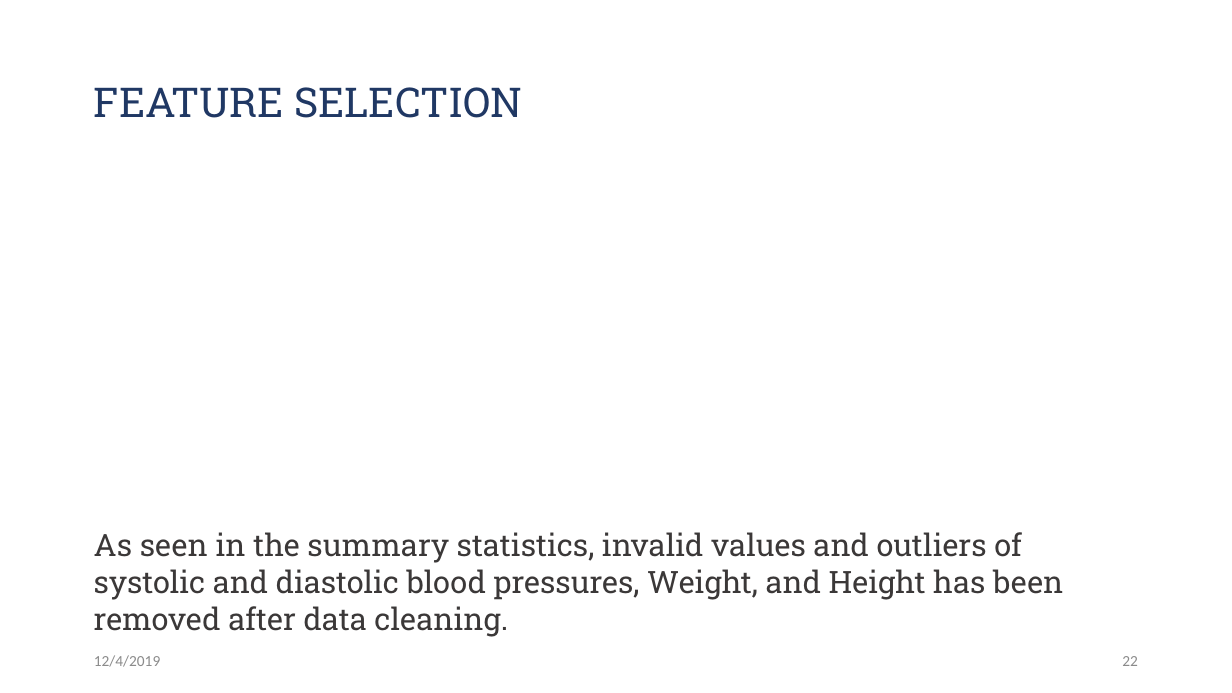
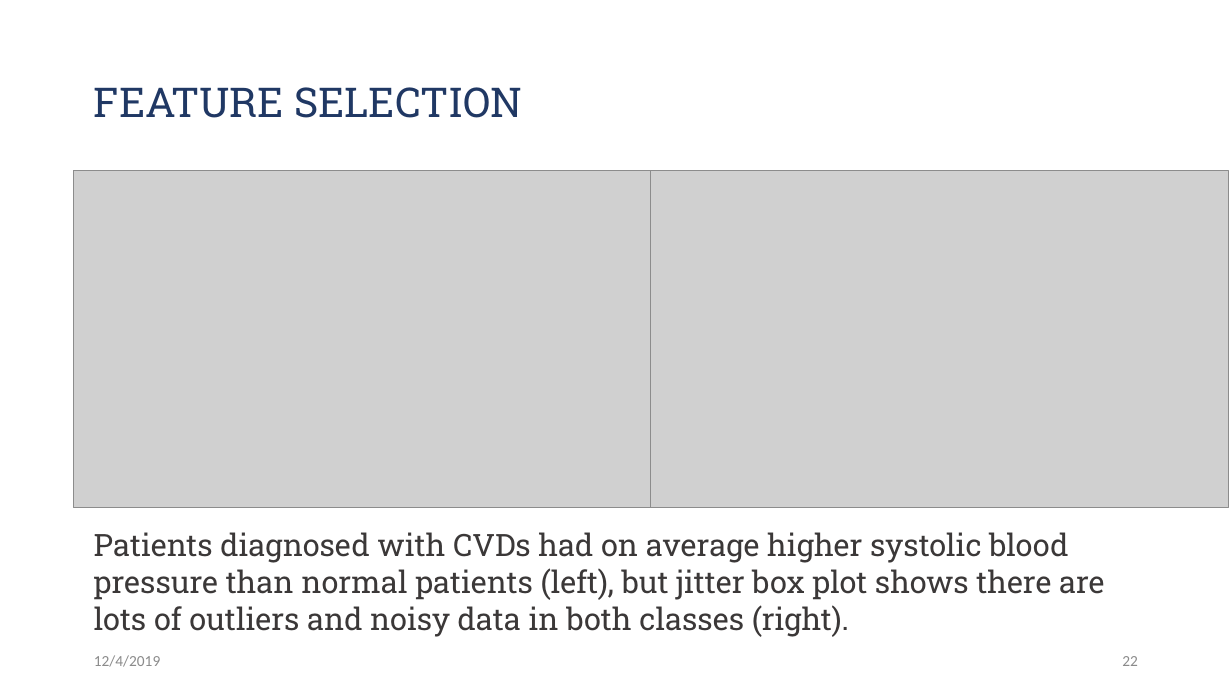
Before and after one commit to Jwen-pg/cds501-predicting-heart-disease, a slide deck: slide 22 of presentation.pptx. Drawn at 1232x693 pixels with LibreOffice and Linux fonts; fonts in the diff are those of the drawing; grey boxes stand for pictures. Boxes give left, top, right and bottom in pixels: in the first picture for what was removed or moved away, otherwise in the second. Text is boxed around its words. In the diff, an @@ line names an element or a change of style, - is before the commit and + after.

Commit message:
presentation adds jitter plots in feature selection

```diff
--- a/presentation.pptx
+++ b/presentation.pptx
@@ picture added at (73,171,651,508) @@
@@ picture added at (651,171,1228,508) @@
@@ text at (94,532,1105,637): text changed @@
-As seen in the summary statistics, invalid values and outliers of systolic and diastolic blood pressures, Weight, and Height has been removed after data cleaning.
+Patients diagnosed with CVDs had on average higher systolic blood pressure than normal patients (left), but jitter box plot shows there are lots of outliers and noisy data in both classes (right).
```
Also in this commit, not shown: 1 other slide changed, 4 slides added, 10 other files.
